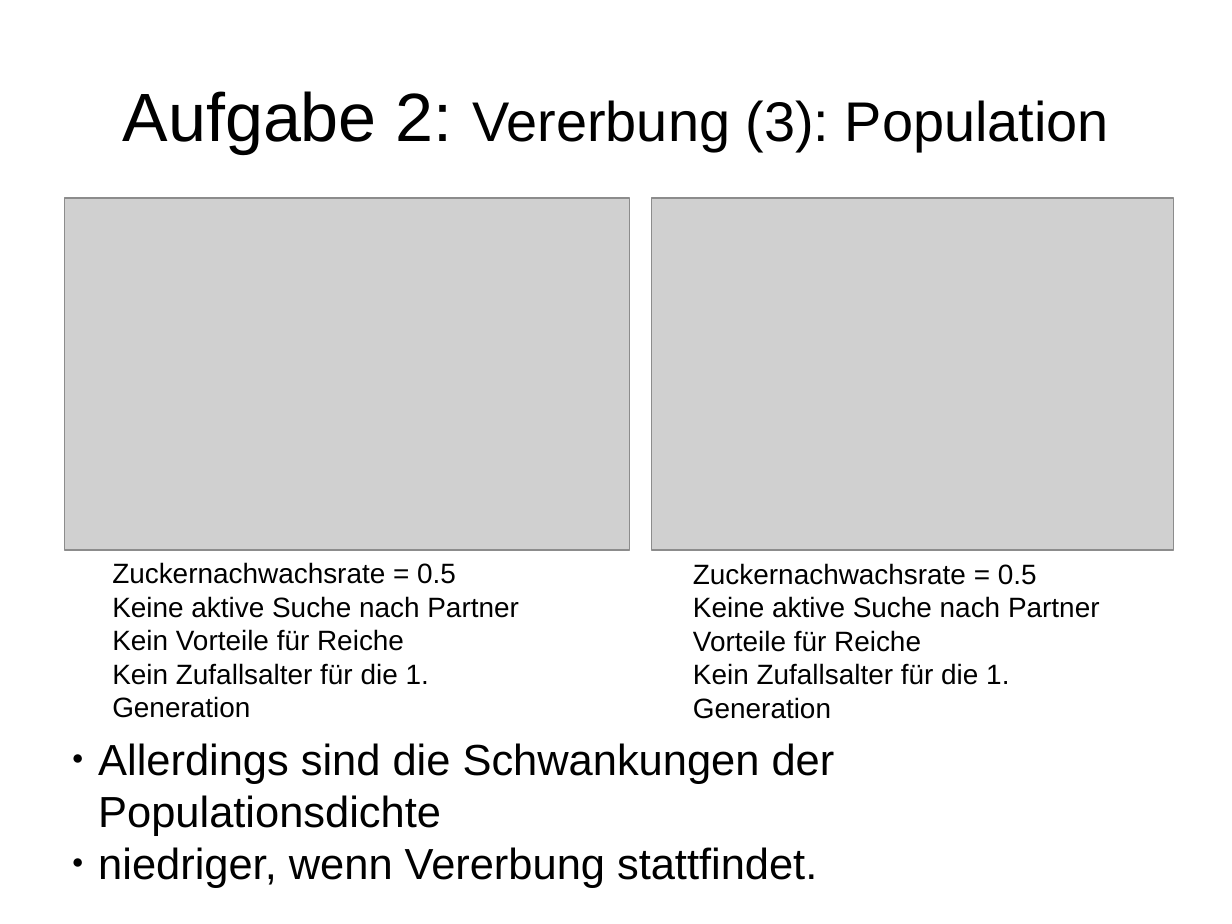
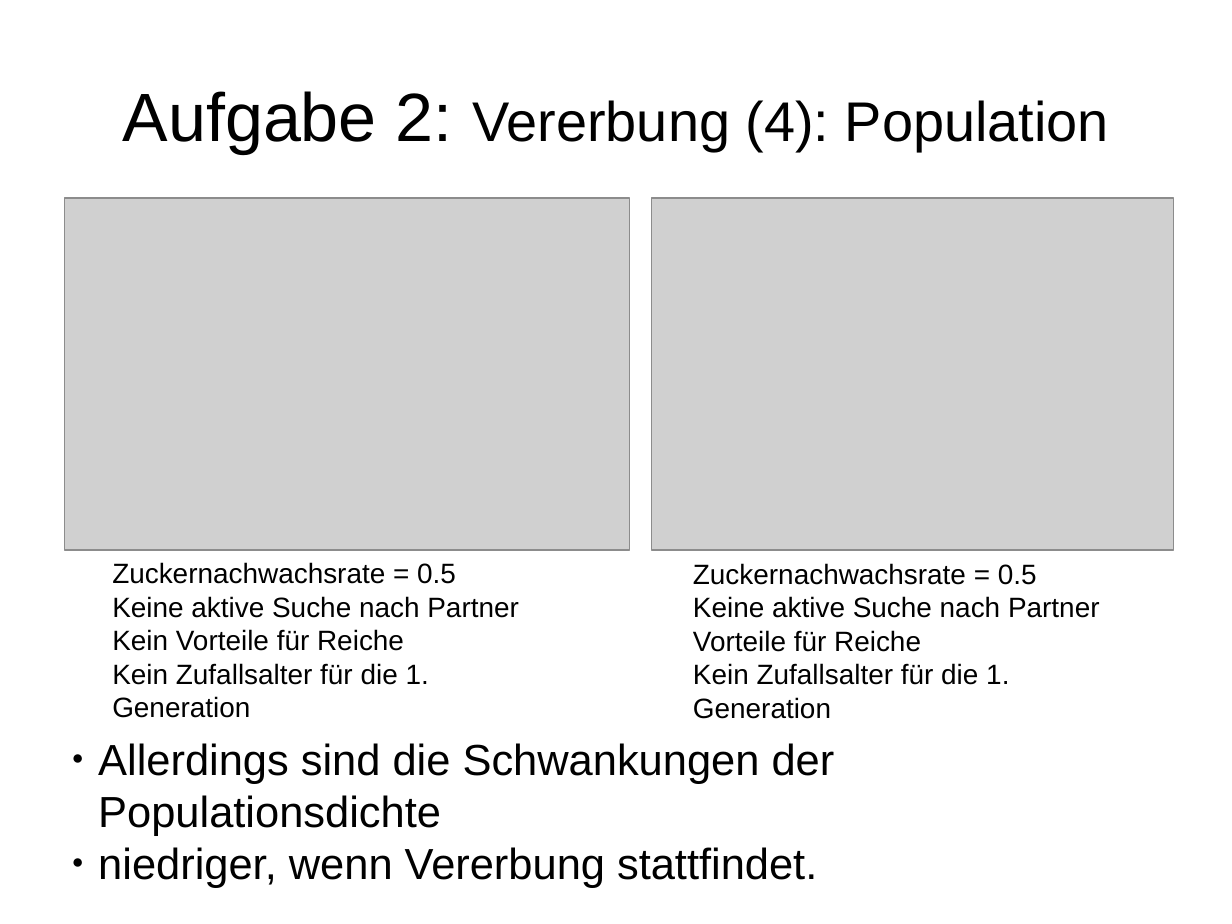
Before and after one commit to wsmirnow/Sugarscape, a slide deck: slide 26 of Presentation/Presentation.odp (slide 25 before the commit). Drawn at 1232x924 pixels with LibreOffice and Linux fonts; fonts in the diff are those of the drawing; grey boxes stand for pictures. Boxes give left, top, right and bottom in pixels: in the first picture for what was removed or moved away, otherwise in the second. Text is boxed around its words. In the diff, an @@ line names an element or a change of style, - is before the commit and + after.

```diff
--- a/Presentation/Presentation.odp
+++ b/Presentation/Presentation.odp
@@ title at bbox=[123, 91, 1109, 153]: text changed @@
-Aufgabe 2: Vererbung (3): Population
+Aufgabe 2: Vererbung (4): Population
```
Also in this commit, not shown: 1 other slide changed, 4 slides added, 3 other files.
